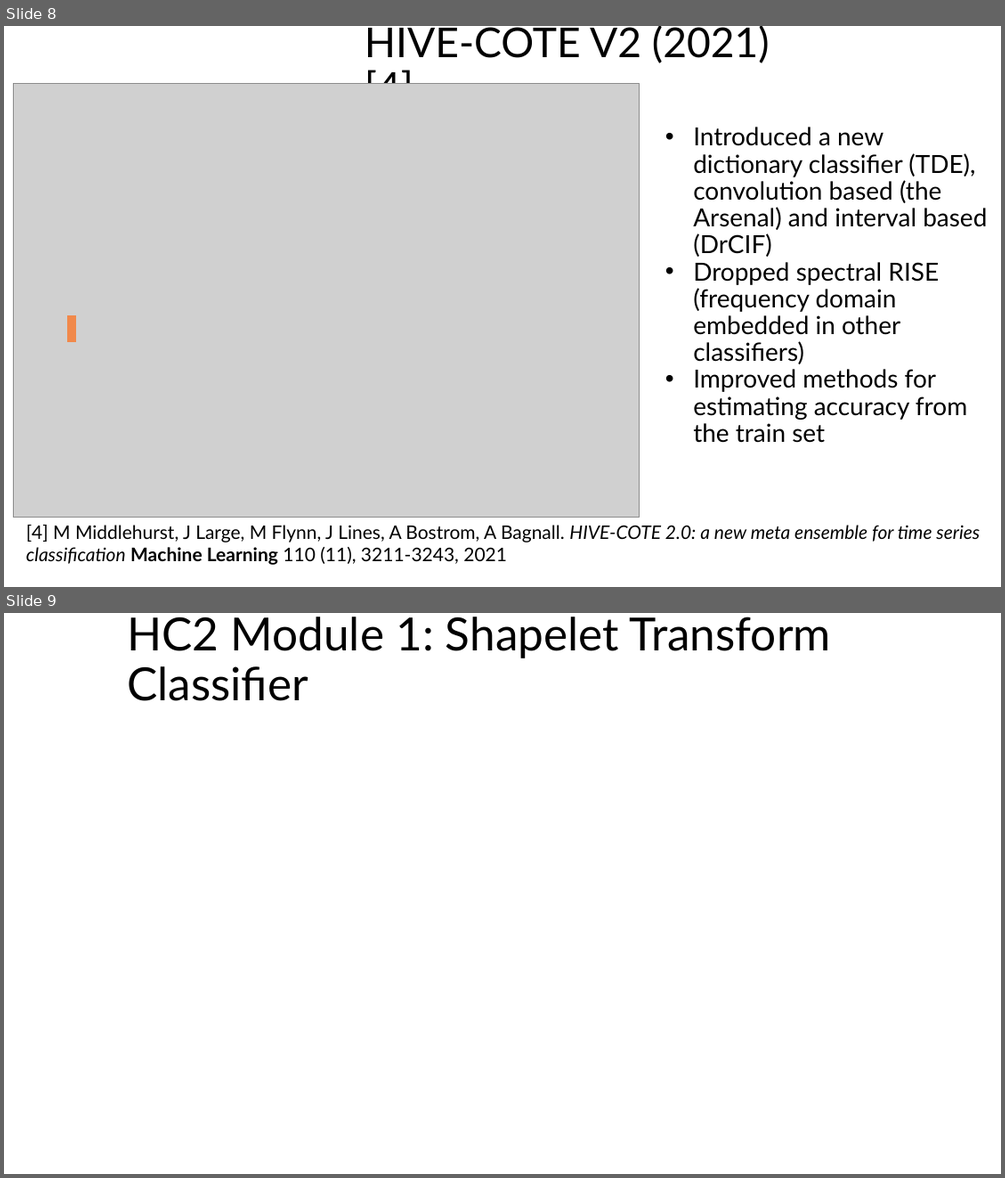
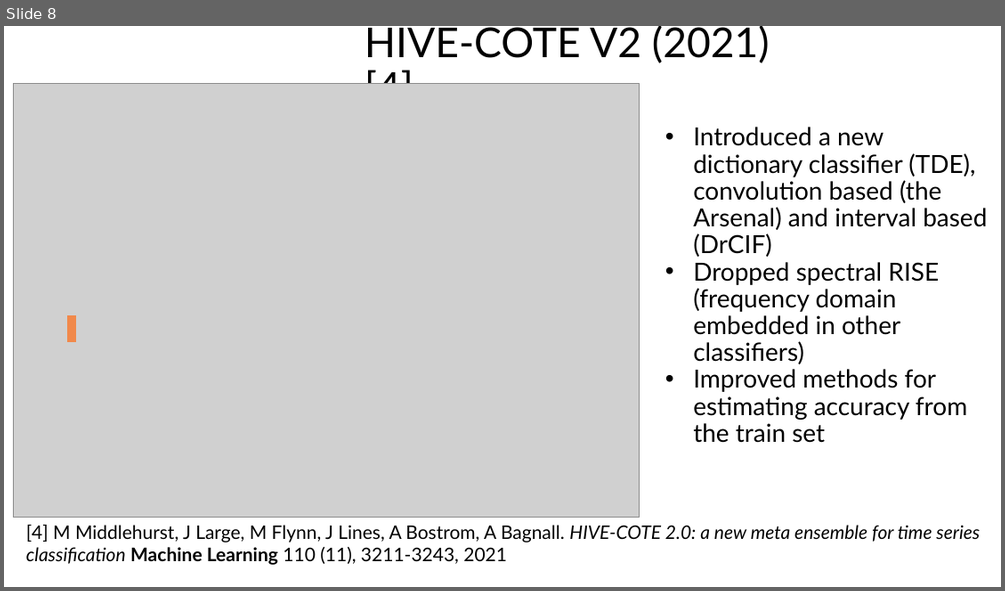
Before and after one commit to aeon-toolkit/aeon-tutorials, a slide deck: KDD-2024/Slides/part9_hybrids.pptx. Shown one above the other, each under a label of ours: slides 8 and 9 before the commit, slide 8 after it. The pictures are 1005x1178 and 1005x591 pixels, drawn with LibreOffice and Linux fonts; fonts in the diff are those of the drawing; grey boxes stand for pictures. Boxes give left, top, right and bottom in pixels: in the first picture for what was removed or moved away, otherwise in the second. Text is boxed around its words. In the diff, an @@ line names an element or a change of style, - is before the commit and + after.

Commit message:
shapelets etc

```diff
--- a/KDD-2024/Slides/part9_hybrids.pptx
+++ b/KDD-2024/Slides/part9_hybrids.pptx
@@ slide 9 removed at [4,613,1001,1174], background #FFFFFF @@
@@ title removed at [127,617,830,701] @@
-HC2 Module 1: Shapelet Transform Classifier
```
Also in this commit, not shown: 3 slides changed, 5 slides added, 3 other slides removed, 2 other files.
